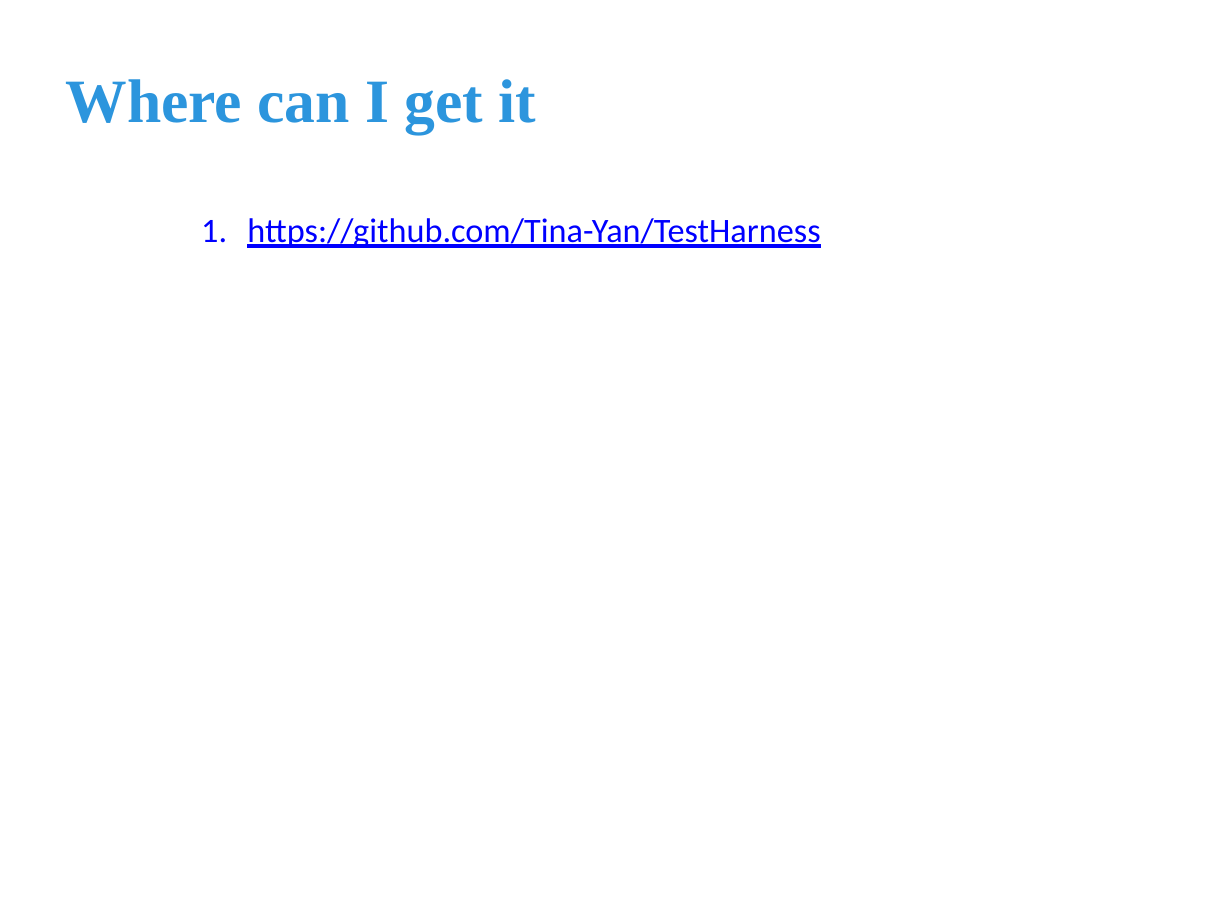
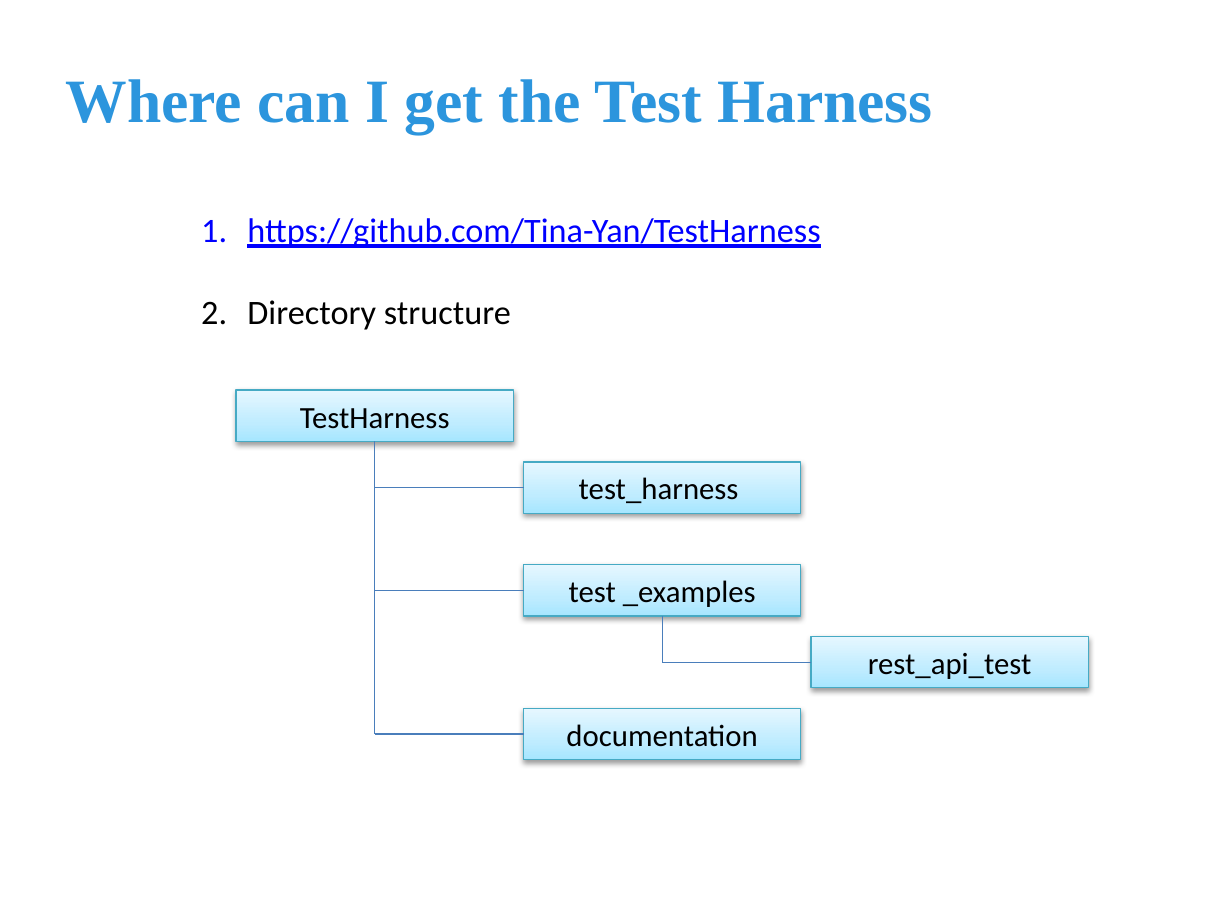
Before and after one commit to Tina-Yan/TestHarness, a slide deck: slide 6 of documentation/Light-weighted Test Harness introduction.pptx (slide 5 before the commit). Drawn at 1232x924 pixels with LibreOffice and Linux fonts; fonts in the diff are those of the drawing. Boxes give left, top, right and bottom in pixels: in the first picture for what was removed or moved away, otherwise in the second. Text is boxed around its words. In the diff, an @@ line names an element or a change of style, - is before the commit and + after.

Commit message:
Add restful api test example and lib, add run_multi_tests tool

```diff
--- a/documentation/Light-weighted Test Harness introduction.pptx
+++ b/documentation/Light-weighted Test Harness introduction.pptx
@@ text at bbox=[65, 79, 932, 133]: text changed @@
-Where can I get it
+Where can I get the Test Harness
@@ text at bbox=[247, 300, 511, 330]: paragraph added @@
+2. Directory structure
@@ rectangle added at bbox=[237, 391, 514, 442], fill gradient #A7E6FF to #C1EDFF to #E7F8FF, outline #46AAC5 0.75 pt, 18 pt, text #000000 @@
+TestHarness
@@ line added from (375, 441) to (375, 734), #4B7EBC 0.75 pt @@
@@ rectangle added at bbox=[524, 462, 801, 514], fill gradient #A7E6FF to #C1EDFF to #E7F8FF, outline #46AAC5 0.75 pt, 18 pt, text #000000 @@
+test_harness
@@ line added from (524, 488) to (375, 488), #4B7EBC 0.75 pt @@
@@ rectangle added at bbox=[524, 564, 801, 616], fill gradient #A7E6FF to #C1EDFF to #E7F8FF, outline #46AAC5 0.75 pt, 18 pt, text #000000 @@
+test _examples
@@ line added from (375, 590) to (524, 590), #4B7EBC 0.75 pt @@
@@ line added from (663, 616) to (663, 663), #4B7EBC 0.75 pt @@
@@ rectangle added at bbox=[811, 637, 1088, 689], fill gradient #A7E6FF to #C1EDFF to #E7F8FF, outline #46AAC5 0.75 pt, 18 pt, text #000000 @@
+rest_api_test
@@ line added from (811, 663) to (663, 663), #4B7EBC 0.75 pt @@
@@ rectangle added at bbox=[524, 708, 801, 760], fill gradient #A7E6FF to #C1EDFF to #E7F8FF, outline #46AAC5 0.75 pt, 18 pt, text #000000 @@
+documentation
@@ line added from (375, 734) to (524, 734), #4B7EBC 0.75 pt @@
```
Also in this commit, not shown: 2 other slides changed, 1 slide added, 10 other files.
